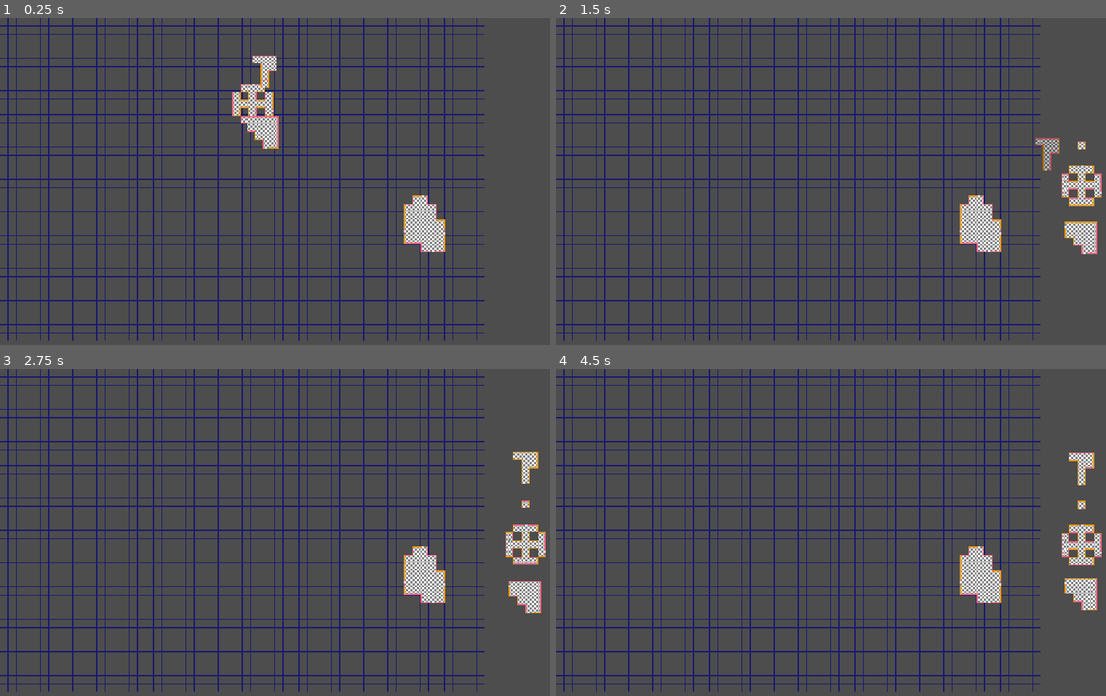
Above: before the commit, frames 1-4 (two rows, left to right).
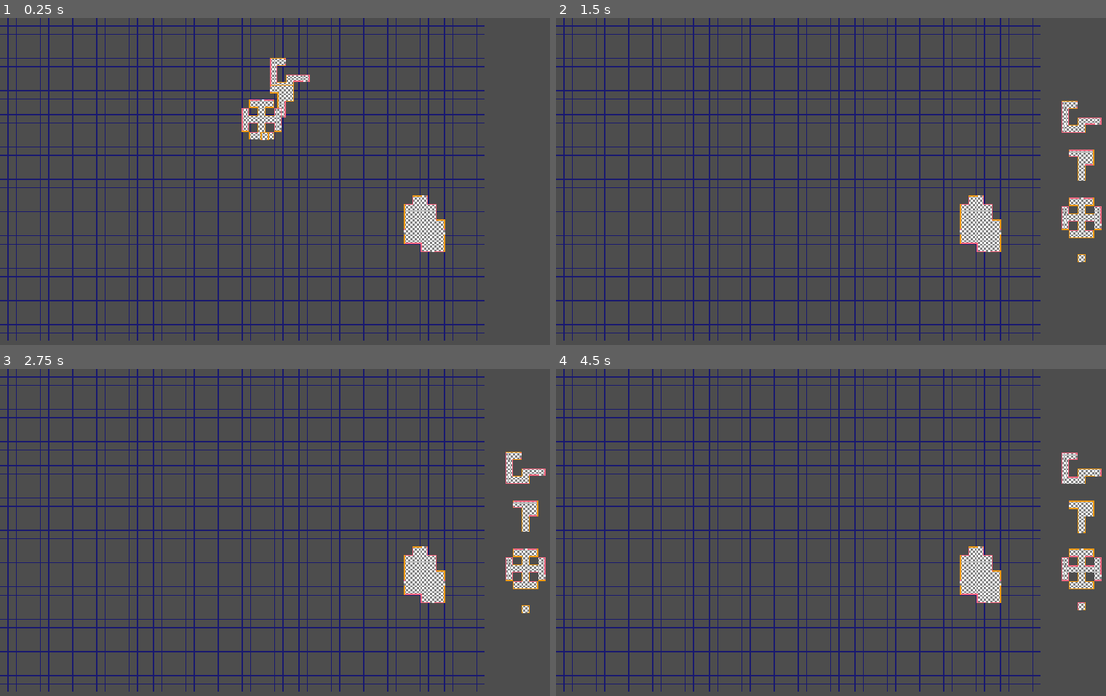
Above: after the commit, the same moments.

Repository: local-minimum/repetitions
Game: Godot game, scene res://scenes/dungeon_plan.tscn
Two runs of this game, one before a commit and one after it. Both use one fixed random seed, a clock stepped at 60 frames per second and the inputs below.
Inputs (mouse positions are in pixels of both pictures, inside the frame that each line leads up to):
- Up to frame 1 (0.25 s): no input
- Up to frame 2 (1.5 s): tap Enter at 0.5 s; drag from (974, 220) to (1078, 109) at 0.52 s; tap Space (crawl_search) at 1.25 s; drag from (1078, 109) to (974, 220) at 1.27 s
- Up to frame 3 (2.75 s): move the mouse to (544, 535) at 2.02 s; hold D (crawl_strafe_right) from 2.03 s (still down); right-click (544, 535) at 2.1 s; click (544, 535) at 2.17 s
- Up to frame 4 (4.5 s): release D (crawl_strafe_right) at 2.75 s; tap Enter at 2.75 s; drag from (1078, 509) to (1084, 597) at 2.77 s; drag from (1084, 597) to (1078, 509) at 3.52 s; drag from (671, 483) to (1100, 558) at 4.27 s

The runs differ from the first frame. In frame 1, 1.7% of the frame differs, in the area x 42-57%, y 11-40%; in frame 2, 1.9%; in frame 3, 1.9%; in frame 4, 2.0%, in the area x 91-100%, y 25-74%.

Commit message:
Probability based drawing

Diff:
--- a/scenes/dungeon_plan.tscn
+++ b/scenes/dungeon_plan.tscn
@@ -1,19 +1,25 @@
-[gd_scene load_steps=9 format=3 uid="uid://dh68rjdc2w0vf"]
+[gd_scene load_steps=13 format=3 uid="uid://dh68rjdc2w0vf"]
 
 [ext_resource type="PackedScene" uid="uid://ctcvff10ujxfr" path="res://scenes/rooms/start_room.tscn" id="1_ldlxd"]
 [ext_resource type="Script" uid="uid://73wn6oety2kg" path="res://scripts/2d/grid2d.gd" id="1_n4crp"]
 [ext_resource type="Script" uid="uid://dpu4cq0swyq2p" path="res://scripts/reps/dungeon_planner.gd" id="1_ou8db"]
-[ext_resource type="PackedScene" uid="uid://002ygucs70r6" path="res://scenes/rooms/hall_1.tscn" id="4_456hi"]
 [ext_resource type="Script" uid="uid://cuu7qpjrfbuhe" path="res://scripts/reps/planner_options.gd" id="4_o3k1y"]
-[ext_resource type="PackedScene" uid="uid://d3nsed3fmdpi1" path="res://scenes/rooms/hall_3.tscn" id="5_ja8n5"]
-[ext_resource type="PackedScene" uid="uid://ddnef2k77r5t4" path="res://scenes/rooms/broom_closet.tscn" id="6_kdmlh"]
-[ext_resource type="PackedScene" uid="uid://w5v1tdmr0s7d" path="res://scenes/rooms/room_corner.tscn" id="7_d3nvm"]
+[ext_resource type="Script" uid="uid://bp5vn1wokjjtr" path="res://scripts/reps/draft_pool.gd" id="9_qcvmm"]
+[ext_resource type="Script" uid="uid://dgfi04hnjvm2r" path="res://scripts/reps/draft_option.gd" id="10_xsdx5"]
+[ext_resource type="Resource" uid="uid://dlj3wl7brr8py" path="res://scenes/rooms/broom_closet.tres" id="11_fno32"]
+[ext_resource type="Resource" uid="uid://dup76hvqtadic" path="res://scenes/rooms/hall_1.tres" id="12_nfhew"]
+[ext_resource type="Resource" uid="uid://jleov4nw26by" path="res://scenes/rooms/hall_2.tres" id="13_y0vac"]
+[ext_resource type="Resource" uid="uid://svbbunwycye7" path="res://scenes/rooms/hall_3.tres" id="14_w7wwa"]
+[ext_resource type="Resource" uid="uid://dperxq31uq7e" path="res://scenes/rooms/hall_4.tres" id="15_rblym"]
+[ext_resource type="Resource" uid="uid://pic7jy8114bc" path="res://scenes/rooms/room_corner.tres" id="16_il2o4"]
 
-[node name="Dungeon Planner" type="Node2D" node_paths=PackedStringArray("grid", "rooms", "options")]
+[node name="Dungeon Planner" type="Node2D" node_paths=PackedStringArray("grid", "rooms_root", "rooms", "options", "pool")]
 script = ExtResource("1_ou8db")
 grid = NodePath("Grid2D")
+rooms_root = NodePath("Rooms")
 rooms = [NodePath("Rooms/Start Room")]
 options = NodePath("OptionsCatalogue")
+pool = NodePath("DraftPool")
 
 [node name="Grid2D" type="Node2D" parent="."]
 script = ExtResource("1_n4crp")
@@ -29,15 +35,10 @@
 rotation = 1.5707964
 placed = true
 
-[node name="Hall 1" parent="Rooms" instance=ExtResource("4_456hi")]
-
-[node name="Hall 3" parent="Rooms" instance=ExtResource("5_ja8n5")]
-
-[node name="Broom Closet" parent="Rooms" instance=ExtResource("6_kdmlh")]
-
-[node name="Corner Room" parent="Rooms" instance=ExtResource("7_d3nvm")]
-
-[node name="OptionsCatalogue" type="Node2D" parent="." node_paths=PackedStringArray("_rooms")]
+[node name="OptionsCatalogue" type="Node2D" parent="."]
 position = Vector2(1040, 0)
 script = ExtResource("4_o3k1y")
-_rooms = [NodePath("../Rooms/Hall 1"), NodePath("../Rooms/Broom Closet"), NodePath("../Rooms/Hall 3"), NodePath("../Rooms/Corner Room")]
+
+[node name="DraftPool" type="Node" parent="."]
+script = ExtResource("9_qcvmm")
+pool = Array[ExtResource("10_xsdx5")]([ExtResource("11_fno32"), ExtResource("12_nfhew"), ExtResource("13_y0vac"), ExtResource("14_w7wwa"), ExtResource("15_rblym"), ExtResource("16_il2o4")])
--- /dev/null
+++ b/scenes/rooms/broom_closet.tres
@@ -0,0 +1,9 @@
+[gd_resource type="Resource" script_class="DraftOption" load_steps=2 format=3 uid="uid://dlj3wl7brr8py"]
+
+[ext_resource type="Script" uid="uid://dgfi04hnjvm2r" path="res://scripts/reps/draft_option.gd" id="1_iuujp"]
+
+[resource]
+script = ExtResource("1_iuujp")
+_blueprint_room_path = "res://scenes/rooms/broom_closet.tscn"
+draft_probability_class = 3
+metadata/_custom_type_script = "uid://dgfi04hnjvm2r"
--- /dev/null
+++ b/scenes/rooms/hall_1.tres
@@ -0,0 +1,9 @@
+[gd_resource type="Resource" script_class="DraftOption" load_steps=2 format=3 uid="uid://dup76hvqtadic"]
+
+[ext_resource type="Script" uid="uid://dgfi04hnjvm2r" path="res://scripts/reps/draft_option.gd" id="1_yq2y4"]
+
+[resource]
+script = ExtResource("1_yq2y4")
+_blueprint_room_path = "res://scenes/rooms/hall_1.tscn"
+draftable_count = 2
+metadata/_custom_type_script = "uid://dgfi04hnjvm2r"
--- /dev/null
+++ b/scenes/rooms/hall_2.tres
@@ -0,0 +1,9 @@
+[gd_resource type="Resource" script_class="DraftOption" load_steps=2 format=3 uid="uid://jleov4nw26by"]
+
+[ext_resource type="Script" uid="uid://dgfi04hnjvm2r" path="res://scripts/reps/draft_option.gd" id="1_3l284"]
+
+[resource]
+script = ExtResource("1_3l284")
+_blueprint_room_path = "res://scenes/rooms/hall_2.tscn"
+draft_probability_class = 2
+metadata/_custom_type_script = "uid://dgfi04hnjvm2r"
--- /dev/null
+++ b/scenes/rooms/hall_3.tres
@@ -0,0 +1,9 @@
+[gd_resource type="Resource" script_class="DraftOption" load_steps=2 format=3 uid="uid://svbbunwycye7"]
+
+[ext_resource type="Script" uid="uid://dgfi04hnjvm2r" path="res://scripts/reps/draft_option.gd" id="1_5s0a1"]
+
+[resource]
+script = ExtResource("1_5s0a1")
+_blueprint_room_path = "res://scenes/rooms/hall_3.tscn"
+draft_probability_class = 3
+metadata/_custom_type_script = "uid://dgfi04hnjvm2r"
--- /dev/null
+++ b/scenes/rooms/hall_4.tres
@@ -0,0 +1,10 @@
+[gd_resource type="Resource" script_class="DraftOption" load_steps=2 format=3 uid="uid://dperxq31uq7e"]
+
+[ext_resource type="Script" uid="uid://dgfi04hnjvm2r" path="res://scripts/reps/draft_option.gd" id="1_g7sux"]
+
+[resource]
+script = ExtResource("1_g7sux")
+_blueprint_room_path = "res://scenes/rooms/hall_4.tscn"
+draft_probability_class = 0
+draftable_count = 3
+metadata/_custom_type_script = "uid://dgfi04hnjvm2r"
--- /dev/null
+++ b/scenes/rooms/room_corner.tres
@@ -0,0 +1,8 @@
+[gd_resource type="Resource" script_class="DraftOption" load_steps=2 format=3 uid="uid://pic7jy8114bc"]
+
+[ext_resource type="Script" uid="uid://dgfi04hnjvm2r" path="res://scripts/reps/draft_option.gd" id="1_ceich"]
+
+[resource]
+script = ExtResource("1_ceich")
+_blueprint_room_path = "res://scenes/rooms/room_corner.tscn"
+metadata/_custom_type_script = "uid://dgfi04hnjvm2r"
--- /dev/null
+++ b/scripts/reps/draft_option.gd
@@ -0,0 +1,41 @@
+extends Resource
+class_name DraftOption
+
+enum DraftProbability { FREQUENT, DEFAULT, UNCOMMON, RARE }
+@export_file_path("*.tscn") var _blueprint_room_path: String
+
+@export var draft_probability_class: DraftProbability = DraftProbability.DEFAULT
+var draft_probability: float:
+    get():
+        match draft_probability_class:
+            DraftProbability.FREQUENT:
+                return 1.5
+            DraftProbability.DEFAULT:
+                return 1.0
+            DraftProbability.UNCOMMON:
+                return 0.5
+            DraftProbability.RARE:
+                return 0.1
+            _:
+                push_error("Unhandled probability class %s in %s" % [DraftProbability.find_key(draft_probability_class), resource_path])
+                return 1.0
+
+@export var draftable_count: int = 1
+var drafted_count: int = 0
+
+var consumed: bool:
+    get():
+        return draftable_count < draftable_count
+
+var _blueprint_scene: PackedScene:
+    get():
+        if _blueprint_scene == null:
+            _blueprint_scene = load(_blueprint_room_path)
+        return _blueprint_scene
+
+func instantiate_blueprint_room() -> BlueprintRoom:
+    var room: BlueprintRoom = _blueprint_scene.instantiate()
+    return room
+
+func _to_string() -> String:
+    return "<DraftOption %s %s %s/%s>" % [_blueprint_room_path, DraftProbability.find_key(draft_probability_class), drafted_count, draftable_count]
--- /dev/null
+++ b/scripts/reps/draft_pool.gd
@@ -0,0 +1,49 @@
+extends Node
+class_name DraftPool
+
+@export var pool: Array[DraftOption]
+
+func draft(count: int = 1) -> Array[DraftOption]:
+    var available: Array[DraftOption] = Array(
+        pool.filter(func (opt: DraftOption) -> bool: return !opt.consumed),
+        TYPE_OBJECT,
+        "Resource",
+        DraftOption,
+    )
+
+    if available.is_empty():
+        push_warning("Out of options in draft pool / all consumed")
+        return []
+
+    var total_prob: float = 0.0
+    var probs: Array[float] = []
+    var idx: int = 0
+    var available_count: int = available.size()
+
+    if probs.resize(available_count) != OK:
+        push_error("Failed to allocate probability array")
+        return []
+
+    for opt: DraftOption in available:
+        total_prob += opt.draft_probability
+        probs[idx] = total_prob
+        idx += 1
+
+    var drafts: Array[DraftOption] = []
+    for _idx: int in range(count):
+        var p: float = randf_range(0, probs[available_count - 1])
+        var opt_idx: int = probs.find_custom(func (v: float) -> bool: return p <= v)
+
+        if opt_idx < 0:
+            push_warning("Unexpected option selection - option not found drawing one on unweighted random")
+            opt_idx = randi_range(0, available_count - 1)
+
+        drafts.append(available[opt_idx])
+        available.remove_at(opt_idx)
+        var diff: float = probs[opt_idx] if opt_idx == 0 else probs[opt_idx] - probs[opt_idx - 1]
+        probs.remove_at(opt_idx)
+        available_count -= 1
+        for idx2: int in range(opt_idx, available_count):
+            probs[opt_idx] -= diff
+
+    return drafts
--- a/scripts/reps/dungeon_planner.gd
+++ b/scripts/reps/dungeon_planner.gd
@@ -1,11 +1,22 @@
 extends Node2D
 
 @export var grid: Grid2D
+@export var rooms_root: Node2D
 @export var rooms: Array[BlueprintRoom]
 @export var options: PlannerOptions
+@export var pool: DraftPool
+@export var draft_count: int = 4
 @export var debug: bool
 
+var _options: Dictionary[BlueprintRoom, DraftOption]
+
 func _ready() -> void:
+    for room_option: DraftOption in pool.draft(draft_count):
+        var room: BlueprintRoom = room_option.instantiate_blueprint_room()
+        _options[room] = room_option
+        rooms_root.add_child(room)
+        options.add_room(room)
+
     options.assign_grid(grid)
 
     for room: BlueprintRoom in rooms:
Not shown, added: scripts/reps/draft_option.gd.uid
Not shown, added: scripts/reps/draft_pool.gd.uid
